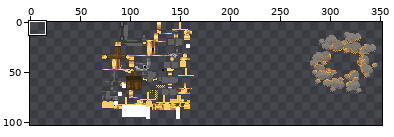
File history of a sprite sheet, src/main/resources/assets/cgs/textures/guns/revolver/revolver.png. Above, an overview of the earlier version with the close-up marked.
Close-up. First the earlier version:
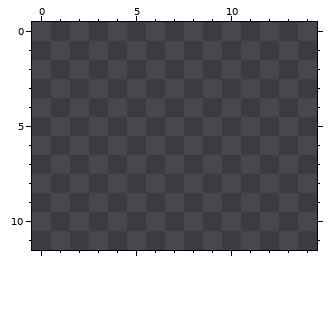
The file is 512x512 pixels. Colours within 5 levels of each other are drawn and written as one. Shown: x 0..14, y 0..11. The wide view leaves out empty margins. The commit also changed other parts of the picture, which this record leaves out.
And afterwards:
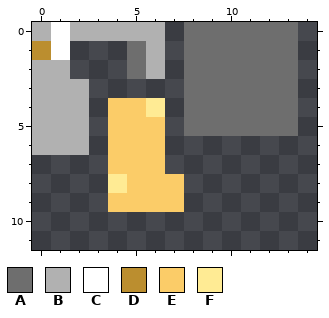
Palette (. is transparent): A #6e6e6e  B #b1b1b1  C #ffffff  D #bb8e2f  E #fbcc68  F #ffeb94
From old to new:
y 0: x 0..6 ....... -> BCBBBBB; x 8..13 ...... -> AAAAAA
y 1: x 0..1 .. -> DC; x 5..6 .. -> AB; x 8..13 ...... -> AAAAAA
y 2: x 0..1 .. -> BB; x 5..6 .. -> AB; x 8..13 ...... -> AAAAAA
y 3: x 0..2 ... -> BBB; x 8..13 ...... -> AAAAAA
y 4: x 0..2 ... -> BBB; x 4..6 ... -> EEF; x 8..13 ...... -> AAAAAA
y 5: x 0..2 ... -> BBB; x 4..6 ... -> EEE; x 8..13 ...... -> AAAAAA
y 6: x 0..2 ... -> BBB; x 4..6 ... -> EEE
y 7: x 4..6 ... -> EEE
y 8: x 4..7 .... -> FEEE
y 9: x 4..7 .... -> EEEE
Changed places in both close-ups, as pixel boxes (x1, y1, x2, y2):
added: (32, 22, 298, 212)
